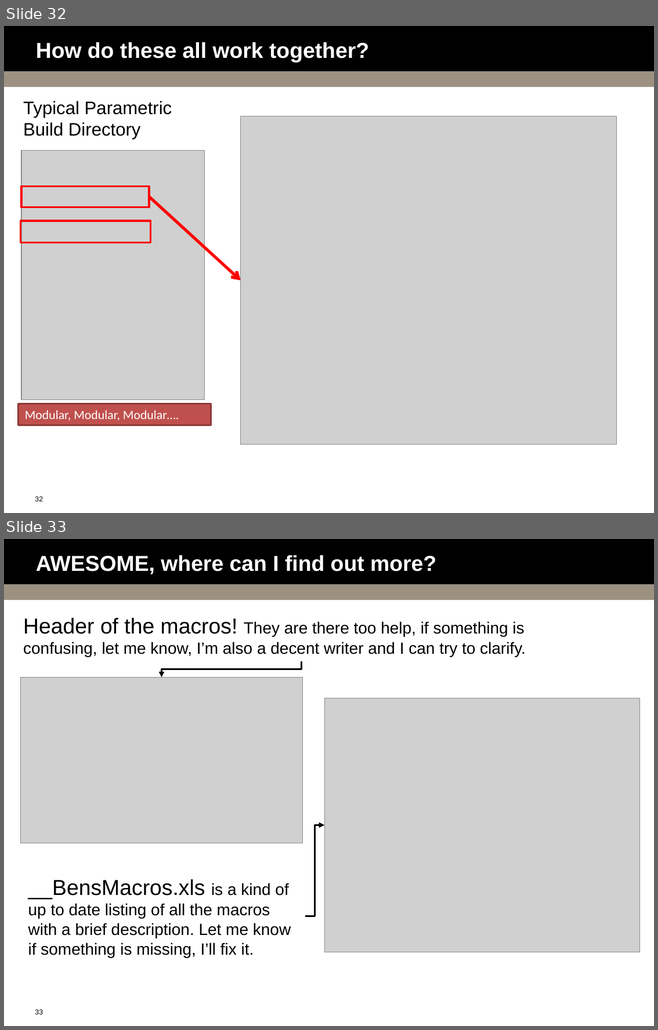
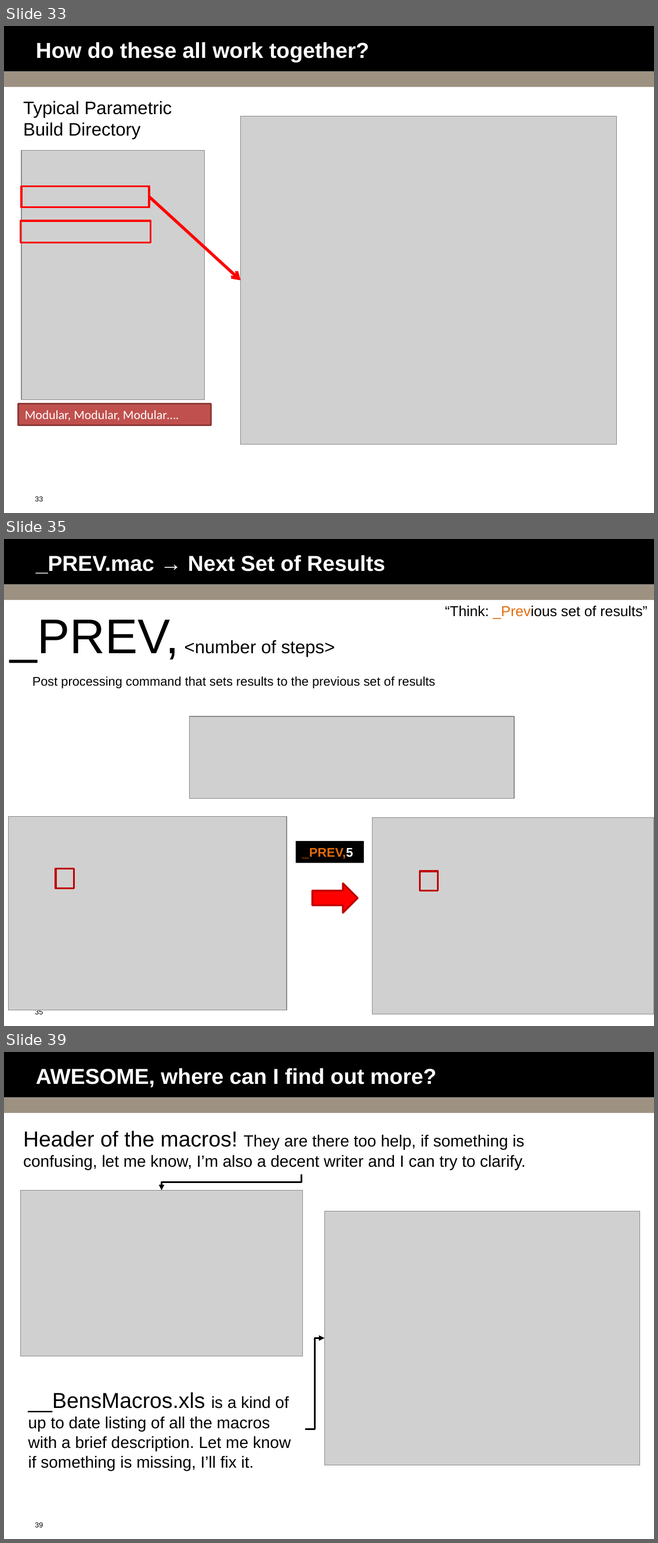
Before and after one commit to bguest/ansys-macros, a slide deck: Macro-Mania.pptx. Shown one above the other, each under a label of ours: slides 32 and 33 before the commit, slides 33, 35 and 39 after it; the slides between them are not shown. The pictures are 658x1030 and 658x1543 pixels, drawn with LibreOffice and Linux fonts; fonts in the diff are those of the drawing; grey boxes stand for pictures; background and template pictures are left out. Boxes give left, top, right and bottom in pixels: in the first picture for what was removed or moved away, otherwise in the second. Text is boxed around its words. In the diff, an @@ line names an element or a change of style, - is before the commit and + after.

```diff
--- a/Macro-Mania.pptx
+++ b/Macro-Mania.pptx
@@ slide 35 added at <box>4,539,654,1026</box>, background #FFFFFF; not listed: 3 template elements that a slide beside it also shows @@
@@ title added at <box>36,555,385,574</box>, 24 pt, text #FFFFFF, bold @@
+_PREV.mac → Next Set of Results
@@ text added at <box>445,606,647,619</box>, 16 pt, text #000000 @@
+“Think: _Previous set of results”
@@ text added at <box>10,620,335,662</box>, 20 pt, text #000000 @@
+_PREV, <number of steps>
@@ text added at <box>32,676,435,689</box>, 14 pt, text #000000 @@
+Post processing command that sets results to the previous set of results
@@ picture added at <box>189,716,514,799</box> @@
@@ picture added at <box>9,816,286,1010</box> @@
@@ picture added at <box>372,817,654,1014</box> @@
@@ rectangle added at <box>296,841,364,863</box>, fill #000000, 14 pt, text #E46C0A, bold @@
+_PREV,5
@@ rectangle added at <box>55,869,74,889</box>, outline #C00000 2 pt @@
@@ right arrow added at <box>312,884,357,913</box>, fill #FF0000, outline #C00000 2 pt @@
@@ rectangle added at <box>420,871,438,891</box>, outline #C00000 2 pt @@
@@ what was slide 32 is now slide 33 @@
@@ page number at <box>35,496,43,502</box>: text changed @@
-32
+33
@@ what was slide 33 is now slide 39 @@
@@ page number at <box>35,1522,43,1528</box>: text changed @@
-33
+39
```
Also in this commit, not shown: 5 other slides added, 5 other files.
